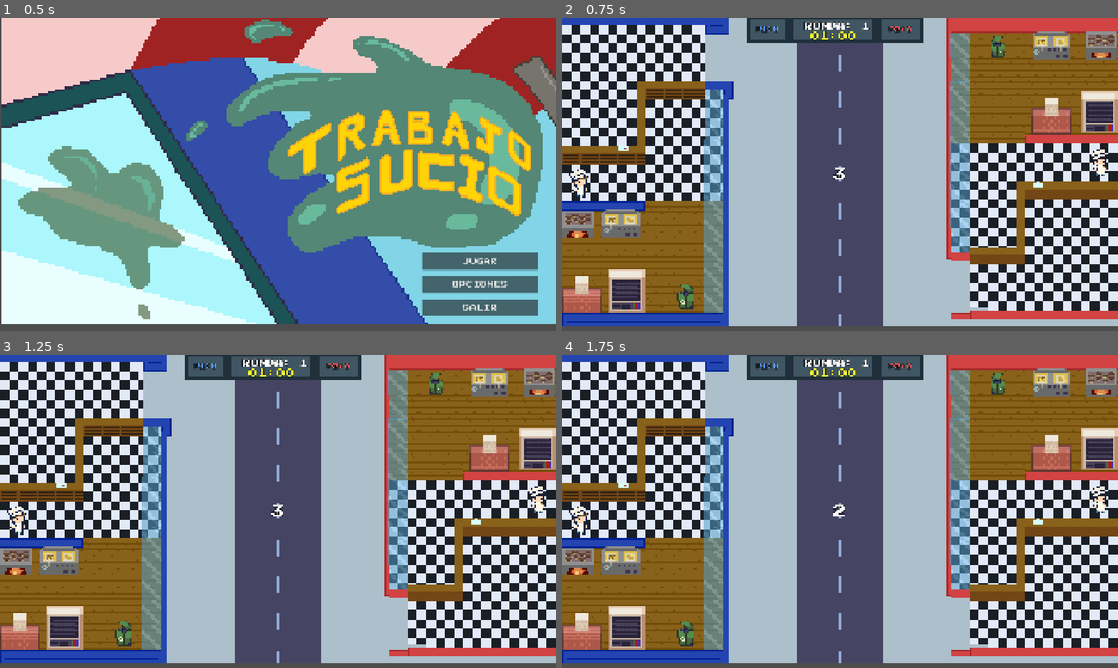
Above: before the commit, frames 1-4 (two rows, left to right).
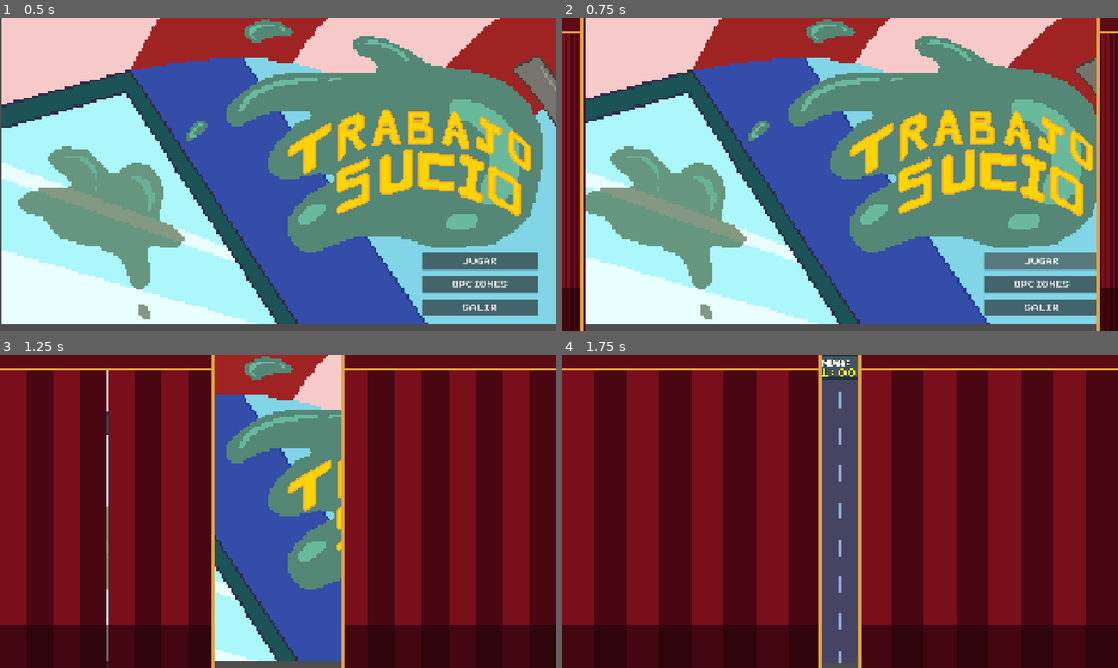
Above: after the commit, the same moments.

Repository: F4cuu/Trabajo-Sucio
Game: Godot game, scene res://scenes/MenuPrincipal.tscn
Two runs of this game, one before a commit and one after it. Both use one fixed random seed, a clock stepped at 60 frames per second and the inputs below.
Inputs (mouse positions are in pixels of both pictures, inside the frame that each line leads up to):
- Up to frame 1 (0.5 s): no input
- Up to frame 2 (0.75 s): click "JUGAR" at 0.5 s
- Up to frame 3 (1.25 s): no input
- Up to frame 4 (1.75 s): click (1040, 599) at 1.25 s, where only the run after the commit has a clickable "JUGAR"

Frame 1 is identical in both runs. In frame 2, 97% of the frame differs, in the area x 0-100%, y 0-100%; in frame 3, 100%; in frame 4, 94%.

Commit message:
feat: cortina en todos los menus, cuenta gigante, cola PJ1 directa, z por puesto y pedido solo al frente

Diff:
--- a/SCRIPTS/Cliente.gd
+++ b/SCRIPTS/Cliente.gd
@@ -37,8 +37,8 @@
 var _tiempo_chequeo_fila: float = 0.0
 # Destino fijado por el spawner que lo creó (0 = automático por lado, 1 = PJ1, 2 = PJ2)
 var destino_forzado: int = 0
-# PJ2 reserva su slot de fila al decidir ir al mostrador (true = _slot_fila
-# ya está reservado en el grupo y no hay que volver a elegir al llegar)
+# El cliente reserva su slot de fila al decidir ir al mostrador (true =
+# _slot_fila ya está reservado en el grupo y no hay que volver a elegir)
 var _slot_reservado: bool = false
 # Lo que quiere comer ("hamburguesa", "pizza", "bebida" o "papas"). Vacío = acepta todo.
 var pedido: String = ""
@@ -257,13 +257,19 @@
 		return false
 	if not _esperando_pedido:
 		return false
-	# Con fila: solo el del frente puede ser alimentado.
-	# PJ1 atiende en Fila0, PJ2 en el slot más alto (pegado a la barra).
-	if _nombre_fila != "":
-		if _nombre_fila == "FilaPJ2":
-			return _slot_fila >= _max_slot_fila()
-		return _slot_fila <= 0
-	return true
+	# Solo el del frente puede ser alimentado (ver _es_frente)
+	return _es_frente()
+
+
+# Solo el del frente muestra lo que quiere pedir: así los carteles no
+# invaden la pantalla y hay que atender en orden para ver el pedido.
+func _es_frente() -> bool:
+	if _nombre_fila == "":
+		return true
+	# PJ1 atiende en Fila0, PJ2 en el slot más alto (pegado a la barra)
+	if _nombre_fila == "FilaPJ2":
+		return _slot_fila >= _max_slot_fila()
+	return _slot_fila <= 0
 
 
 # True si este cliente acepta la comida arrojada: tiene que estar esperando
@@ -292,7 +298,7 @@
 	if escena == null:
 		return
 	# Armar ruta con los Marker2D hijos de RutaPJ1/RutaPJ2 (Punto1, Punto2...).
-	# PJ2 también pasa por su Punto1 (puerta del local) para no chocar contra
+	# El cliente pasa por su Punto1 (puerta del local) para no chocar contra
 	# el ventanal/muro, pero reserva YA el lugar desocupado más cercano a la
 	# barra para ir directo a él al salir de la ruta, sin paradas intermedias.
 	_ruta = _cargar_puntos(escena, nombre_ruta)
@@ -304,13 +310,14 @@
 		if mostrador == null:
 			return
 		_destino_mostrador = (mostrador as Node2D).global_position
-	if not es_pj1:
-		var slot_pj2 := _pedir_slot_libre()
-		if slot_pj2 >= 0:
-			_slot_fila = slot_pj2
-			_slot_reservado = true
-			add_to_group("cliente_en_fila")
-			_destino_mostrador = _posicion_slot(escena, _nombre_fila, slot_pj2)
+	# Reserva inmediata del lugar desocupado más cercano a la barra (vale para
+	# ambos lados): queda apartado en el grupo y nadie lo ocupa en el camino.
+	var slot_reserva := _pedir_slot_libre()
+	if slot_reserva >= 0:
+		_slot_fila = slot_reserva
+		_slot_reservado = true
+		add_to_group("cliente_en_fila")
+		_destino_mostrador = _posicion_slot(escena, _nombre_fila, slot_reserva)
 	# Sin entrada en L: el cliente va DIRECTO al Punto1 fijo de su ruta
 	# (Spawner2/3 -> Punto1 de RutaPJ1, Spawner/4 -> Punto1 de RutaPJ2)
 	# y de ahí sigue Punto2, Punto3... en orden, esté donde esté.
@@ -404,7 +411,9 @@
 	_esperando_pedido = true
 	velocity = Vector2.ZERO
 	add_to_group("cliente_esperando")
-	_mostrar_globo(true)
+	_actualizar_z_fila()
+	# El globito solo aparece si está primero: al avanzar al frente se revela
+	_mostrar_globo(_es_frente())
 	var s_fila = _get_sprite_activo()
 	if s_fila:
 		if _nombre_fila == "FilaPJ2":
@@ -428,7 +437,7 @@
 	return get_real_velocity().length() < velocidad * 0.2
 
 
-# PJ2: al terminar la ruta va DIRECTO al slot reservado al decidirse,
+# Al terminar la ruta va DIRECTO al slot reservado al decidirse,
 # sin volver a elegir ni frenar en puntos intermedios.
 # Devuelve true si tenía reserva (ya queda caminando hacia su slot).
 func _ir_a_slot_reservado() -> bool:
@@ -447,6 +456,18 @@
 	return true
 
 
+# Profundidad en la fila: el del frente se ve por encima del segundo, el
+# segundo por encima del tercero, etc. Sin slot vuelve a z 0.
+func _actualizar_z_fila() -> void:
+	if _nombre_fila == "" or _slot_fila < 0:
+		z_index = 0
+		return
+	if _nombre_fila == "FilaPJ2":
+		z_index = _slot_fila
+	else:
+		z_index = _max_slot_fila() - _slot_fila
+
+
 func _entrar_en_fila() -> void:
 	var escena = get_tree().current_scene
 	var slot := _pedir_slot_libre()
@@ -455,6 +476,7 @@
 		var era_pj2 := _nombre_fila == "FilaPJ2"
 		_nombre_fila = ""
 		_slot_fila = -1
+		_actualizar_z_fila()
 		_esperando_pedido = true
 		velocity = Vector2.ZERO
 		add_to_group("cliente_esperando")
@@ -504,10 +526,9 @@
 	_mostrar_globo(false)
 
 
-# Devuelve el slot libre de índice más alto. En PJ1 eso es el fondo de la
-# cola (entra atrás y avanza hacia Fila0); en PJ2 es el lugar desocupado
-# más cercano a la barra (el primero entra a Fila3 y los siguientes encolan
-# detrás, avanzando hacia el slot más alto). Devuelve -1 si está llena.
+# Devuelve el slot libre más cercano a la barra de su fila: en PJ1 es el de
+# índice más bajo (Fila0, pegado al mostrador) y en PJ2 el más alto (Fila3).
+# Los siguientes encolan detrás y avanzan hacia su frente. -1 si está llena.
 func _pedir_slot_libre() -> int:
 	var escena = get_tree().current_scene
 	if escena == null or _nombre_fila == "":
@@ -516,6 +537,11 @@
 	if fila == null:
 		return -1
 	var slots := _hijos_marker_ordenados(fila)
+	if _nombre_fila == "FilaPJ1":
+		for i in range(slots.size()):
+			if not _slot_ocupado(_nombre_fila, i):
+				return i
+		return -1
 	for i in range(slots.size() - 1, -1, -1):
 		if not _slot_ocupado(_nombre_fila, i):
 			return i
--- a/SCRIPTS/GestorRondas.gd
+++ b/SCRIPTS/GestorRondas.gd
@@ -17,6 +17,9 @@
 var _tiene_pos_p1: bool = false
 var _tiene_pos_p2: bool = false
 var en_cuenta_regresiva: bool = false
+# Offsets originales del cartel [izq, arriba, der, abajo]: la cuenta usa una
+# caja compacta centrada y al terminar se restauran para los avisos chicos
+var _cartel_offsets: Array = [-600.0, -70.0, 600.0, 70.0]
 
 @onready var label_ronda: Label = get_node_or_null("../RondaUI/LabelRonda") as Label
 @onready var label_tiempo: Label = get_node_or_null("../RondaUI/LabelTiempo") as Label
@@ -195,9 +198,12 @@
 	en_cuenta_regresiva = true
 	timer.stop()
 	get_tree().paused = true
+	# La cuenta espera a que la cortina termine de abrirse: si no, los
+	# primeros números entran tapados por el paño y solo se los ve salir
+	# por la derecha. Sin cortina (rondas 2/3) no espera nada.
+	await TransicionCortina.abrir(get_tree(), 1.1)
 	if label_cartel:
-		label_cartel.visible = true
-		label_cartel.modulate = Color(1, 1, 1, 1)
+		_preparar_cartel_grande()
 		for n in ["3", "2", "1"]:
 			label_cartel.text = n
 			await get_tree().create_timer(1.0, true).timeout
@@ -219,9 +225,34 @@
 	get_tree().change_scene_to_file("res://scenes/podio.tscn")
 
 
+# Deja el cartel en modo cuenta regresiva: caja compacta (320x220) clavada al
+# centro de la pantalla con números gigantes. Guarda el rect original para
+# restaurarlo después en los avisos chicos.
+func _preparar_cartel_grande() -> void:
+	_cartel_offsets = [label_cartel.offset_left, label_cartel.offset_top, label_cartel.offset_right, label_cartel.offset_bottom]
+	# Caja de 600x220 centrada en (961, 542): entra holgado hasta el "¡YA!"
+	# a 170px. +1px en X y +2px en Y respecto al centro del viewport.
+	label_cartel.offset_left = -299.0
+	label_cartel.offset_top = -108.0
+	label_cartel.offset_right = 301.0
+	label_cartel.offset_bottom = 112.0
+	label_cartel.pivot_offset = Vector2(300.0, 110.0)
+	label_cartel.add_theme_font_size_override("font_size", 170)
+	label_cartel.modulate = Color(1, 1, 1, 1)
+	label_cartel.scale = Vector2.ONE
+	label_cartel.visible = true
+
+
 func _mostrar_cartel_ronda() -> void:
 	if label_cartel == null:
 		return
+	# El cartel vuelve a su formato chico de avisos (la cuenta usa caja compacta)
+	label_cartel.add_theme_font_size_override("font_size", 44)
+	label_cartel.offset_left = _cartel_offsets[0]
+	label_cartel.offset_top = _cartel_offsets[1]
+	label_cartel.offset_right = _cartel_offsets[2]
+	label_cartel.offset_bottom = _cartel_offsets[3]
+	label_cartel.scale = Vector2.ONE
 	label_cartel.text = "Comienza RONDA " + str(ronda_actual)
 	label_cartel.visible = true
 	label_cartel.modulate = Color(1, 1, 1, 1)
--- a/SCRIPTS/Juego.gd
+++ b/SCRIPTS/Juego.gd
@@ -1,6 +1,8 @@
 extends Node
 
 func _ready() -> void:
+	# La cortina la abre GestorRondas al iniciar la cuenta (después de este
+	# _ready), para que los números no entren mientras se abre el telón.
 	var cfg = ConfigFile.new()
 	if cfg.load("user://settings.cfg") == OK:
 		var m = cfg.get_value("audio", "music", 1.0)
--- a/SCRIPTS/MenuPausa.gd
+++ b/SCRIPTS/MenuPausa.gd
@@ -65,6 +65,7 @@
 
 func _on_menu_principal_pressed() -> void:
 	get_tree().paused = false
+	await TransicionCortina.cerrar(get_tree(), 0.7)
 	get_tree().change_scene_to_file("res://scenes/MenuPrincipal.tscn")
 
 
--- a/SCRIPTS/MenuPrincipal.gd
+++ b/SCRIPTS/MenuPrincipal.gd
@@ -31,6 +31,7 @@
 	cfg.save(SAVE_PATH)
 
 func _on_jugar_pressed() -> void:
+	await TransicionCortina.cerrar(get_tree(), 1.0)
 	get_tree().change_scene_to_file("res://scenes/trabajo_sucio.tscn")
 
 func _on_opciones_pressed() -> void:
--- a/SCRIPTS/TransicionCortina.gd
+++ b/SCRIPTS/TransicionCortina.gd
@@ -25,7 +25,9 @@
 	# Paños recogidos en los bordes (ancho cero) que crecen hacia el medio
 	var izq := _pano(layer, "Izq", 0.0, 0.0, true)
 	var der := _pano(layer, "Der", 1.0, 1.0, false)
-	var tw := layer.create_tween().set_parallel(true)
+	# PROCESS para que la cortina se mueva aunque el árbol esté pausado
+	# (la cuenta regresiva de la ronda pausa el juego)
+	var tw := layer.create_tween().set_parallel(true).set_pause_mode(Tween.TWEEN_PAUSE_PROCESS)
 	tw.tween_property(izq, "anchor_right", 0.5, duracion).set_trans(Tween.TRANS_SINE).set_ease(Tween.EASE_IN_OUT)
 	tw.tween_property(der, "anchor_left", 0.5, duracion).set_trans(Tween.TRANS_SINE).set_ease(Tween.EASE_IN_OUT)
 	await tw.finished
@@ -42,7 +44,8 @@
 	if izq == null or der == null:
 		layer.queue_free()
 		return
-	var tw := layer.create_tween().set_parallel(true)
+	# PROCESS para que la cortina se mueva aunque el árbol esté pausado
+	var tw := layer.create_tween().set_parallel(true).set_pause_mode(Tween.TWEEN_PAUSE_PROCESS)
 	tw.tween_property(izq, "anchor_right", 0.0, duracion).set_trans(Tween.TRANS_SINE).set_ease(Tween.EASE_IN_OUT)
 	tw.tween_property(der, "anchor_left", 1.0, duracion).set_trans(Tween.TRANS_SINE).set_ease(Tween.EASE_IN_OUT)
 	await tw.finished
